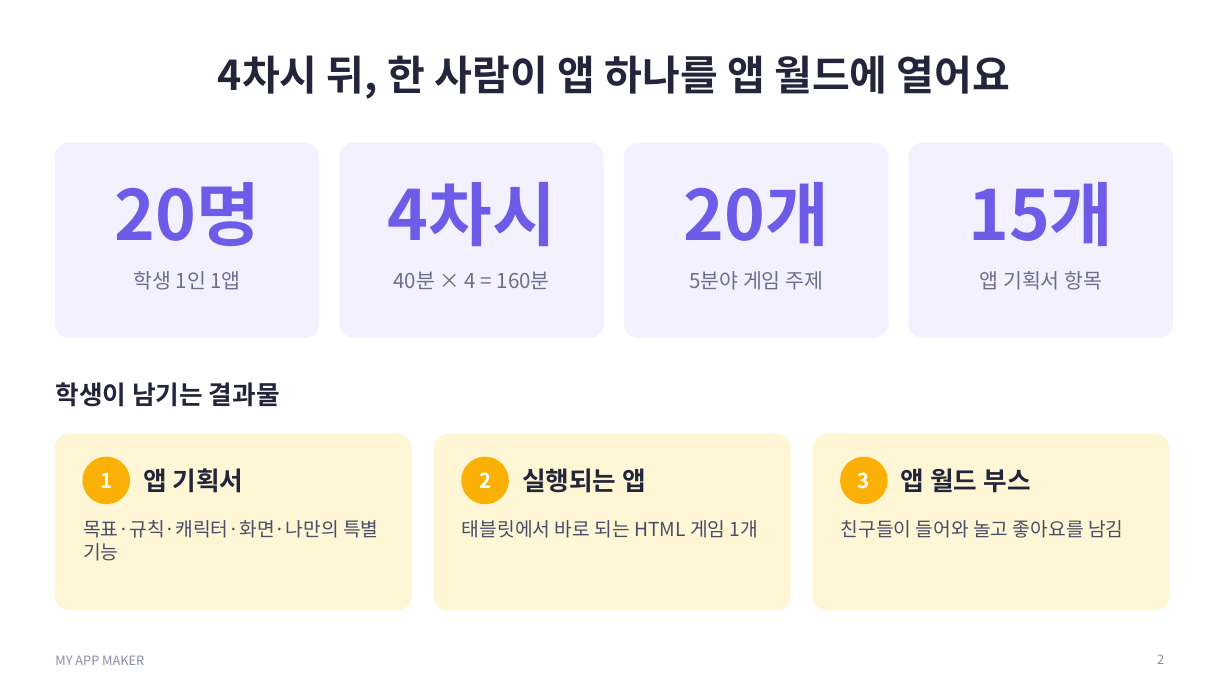
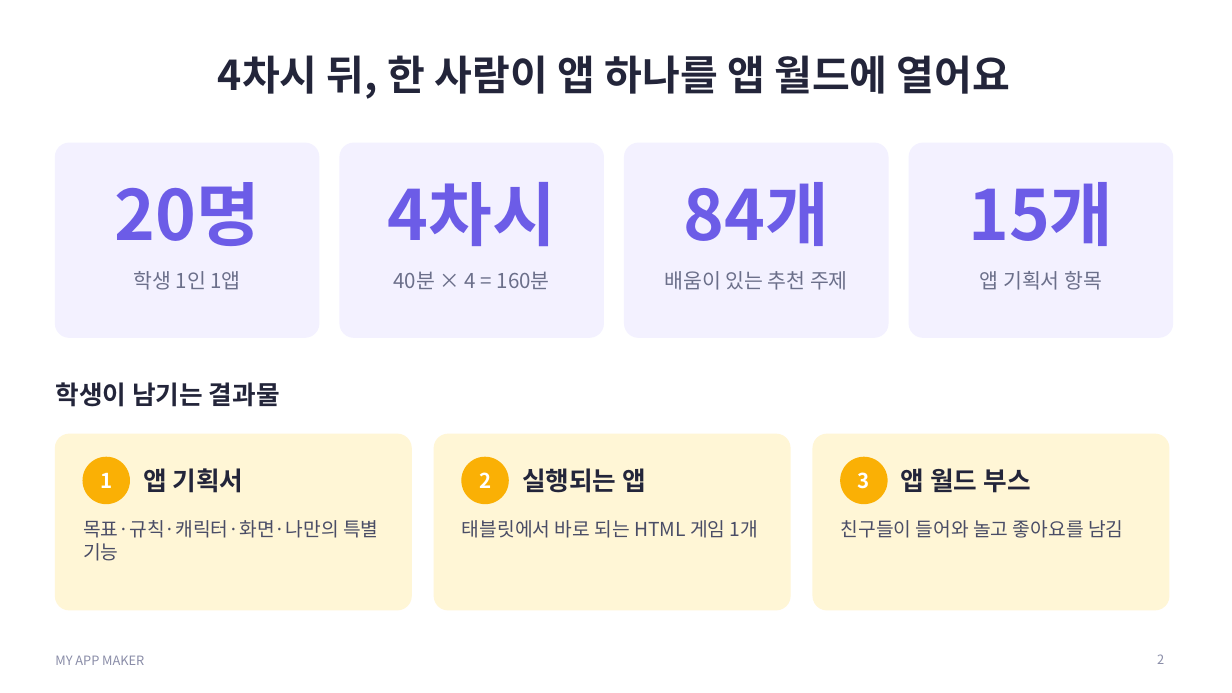
Before and after one commit to laonhyeum-collab/thedream, a slide deck: slide 2 of myappmaker/slides/MY_APP_MAKER_프로젝트_소개.pptx. Drawn at 1232x693 pixels with LibreOffice and Linux fonts; fonts in the diff are those of the drawing. Boxes give left, top, right and bottom in pixels: in the first picture for what was removed or moved away, otherwise in the second. Text is boxed around its words. In the diff, an @@ line names an element or a change of style, - is before the commit and + after.

```diff
--- a/myappmaker/slides/MY_APP_MAKER_프로젝트_소개.pptx
+++ b/myappmaker/slides/MY_APP_MAKER_프로젝트_소개.pptx
@@ text at [683,182,829,246]: text changed @@
-20개
+84개
@@ text at [665,271,848,290]: text changed @@
-5분야 게임 주제
+배움이 있는 추천 주제
```
Also in this commit, not shown: 1 other slide changed, 1 slide added, 1 slide removed, 17 other files.
